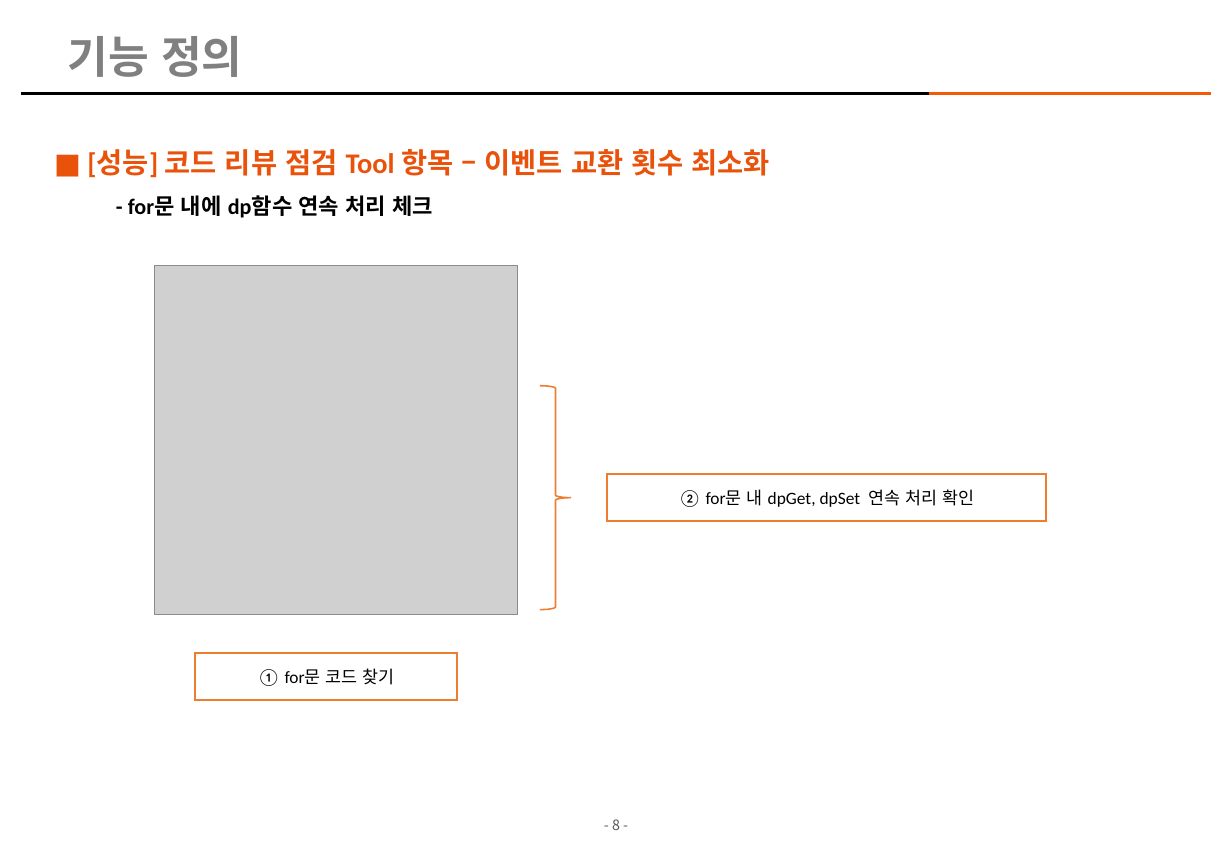
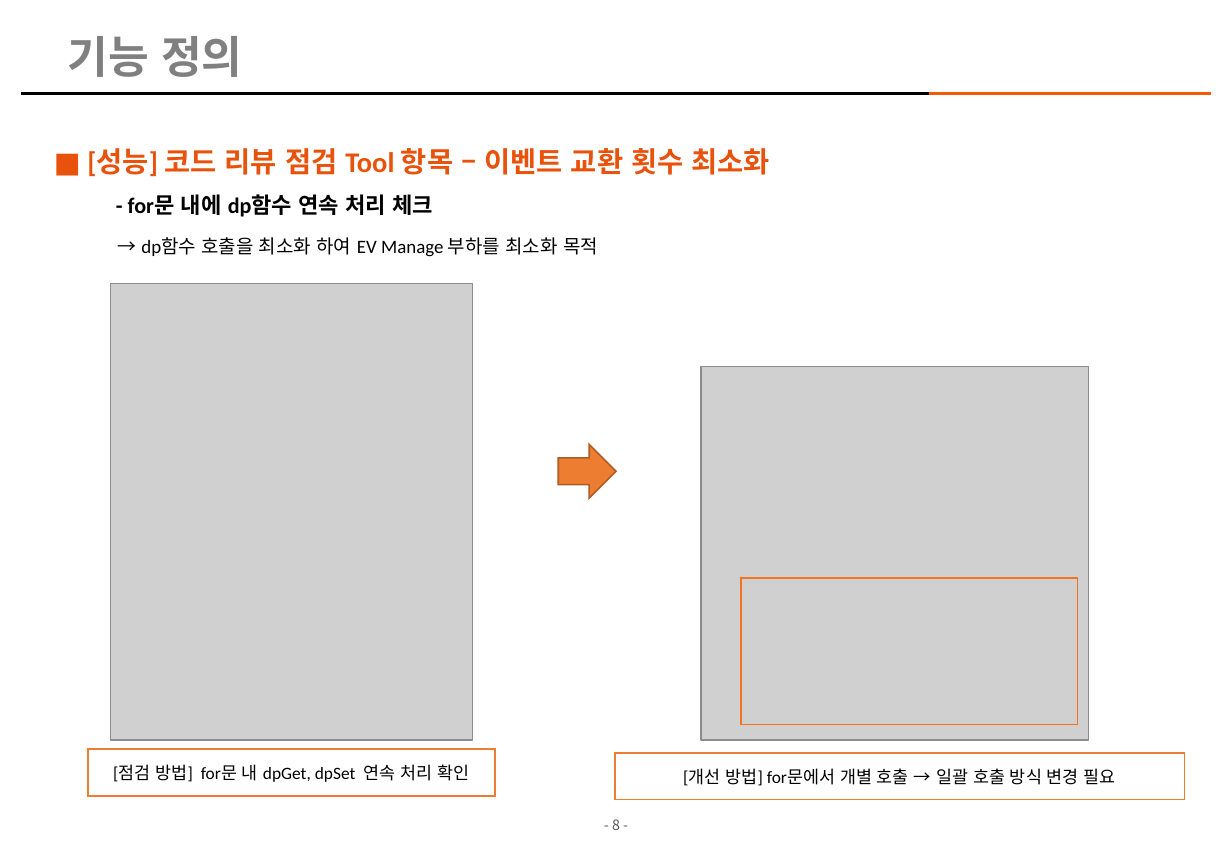
Before and after one commit to kimhopepa/PythonPjt, a slide deck: slide 8 of CodeReviewTool/doc/CodeReview_점검_Tool_개발계획서_rev07.pptx. Drawn at 1232x853 pixels with LibreOffice and Linux fonts; fonts in the diff are those of the drawing; grey boxes stand for pictures; background and template pictures are left out. Boxes give left, top, right and bottom in pixels: in the first picture for what was removed or moved away, otherwise in the second. Text is boxed around its words. In the diff, an @@ line names an element or a change of style, - is before the commit and + after.

```diff
--- a/CodeReviewTool/doc/CodeReview_점검_Tool_개발계획서_rev07.pptx
+++ b/CodeReviewTool/doc/CodeReview_점검_Tool_개발계획서_rev07.pptx
@@ text at box(128, 194, 598, 257): text changed; size 14 to 12 pt; bold off @@
-    - for문 내에 dp함수 연속 처리 체크
+    - for문 내에 dp함수 연속 처리 체크
+    → dp함수 호출을 최소화 하여 EV Manage 부하를 최소화 목적
@@ picture: place and size @@
-picture at box(155, 265, 518, 614)
+picture at box(110, 283, 473, 741)
@@ right brace removed at box(540, 386, 572, 610) @@
@@ picture added at box(701, 367, 1089, 741) @@
@@ right arrow added at box(559, 445, 617, 498), fill #ED7D31, outline #AF5C24 1 pt @@
@@ rectangle added at box(741, 578, 1077, 725), outline #F47320 1 pt @@
@@ rectangle removed at box(195, 653, 457, 700) @@
-① for문 코드 찾기
@@ rectangle "[점검 방법] for문 내 dpGet, ...": place and size @@
-rectangle "[점검 방법] for문 내 dpGet, ..." at box(607, 474, 1047, 521)
+rectangle "[점검 방법] for문 내 dpGet, ..." at box(88, 749, 495, 795)
@@ text in rectangle at box(113, 764, 469, 782): text changed @@
-② for문 내 dpGet, dpSet 연속 처리 확인
+[점검 방법] for문 내 dpGet, dpSet 연속 처리 확인
@@ rectangle added at box(615, 753, 1185, 800), fill #FFFFFF, outline #ED7D31 1 pt, 11 pt, text #000000 @@
+[개선 방법] for문에서 개별 호출 → 일괄 호출 방식 변경 필요
```
Also in this commit, not shown: 10 other slides changed, 2 other files.
